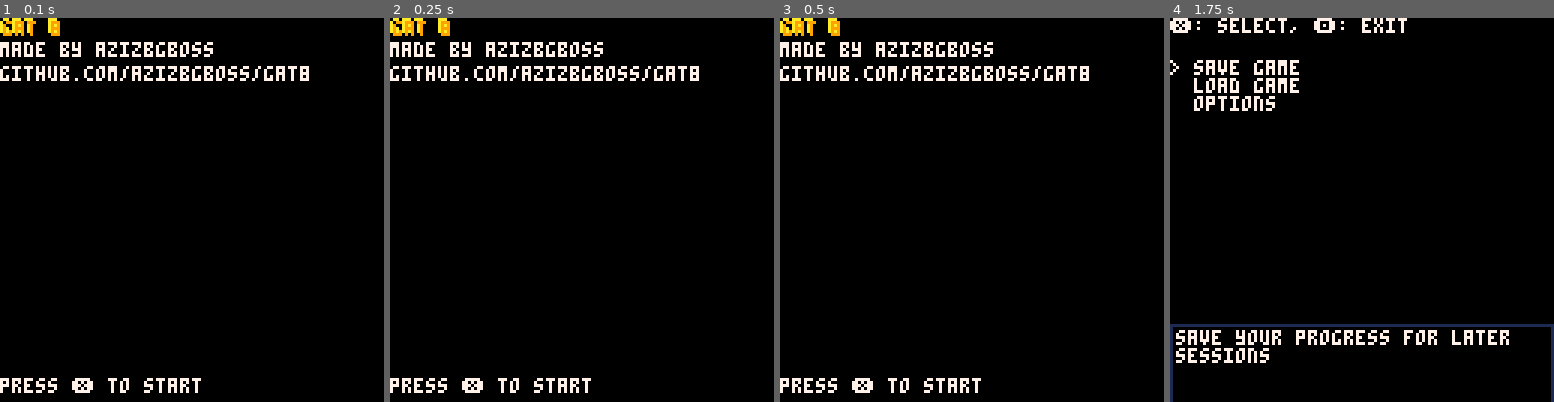
Above: before the commit, frames 1-4 (left to right).
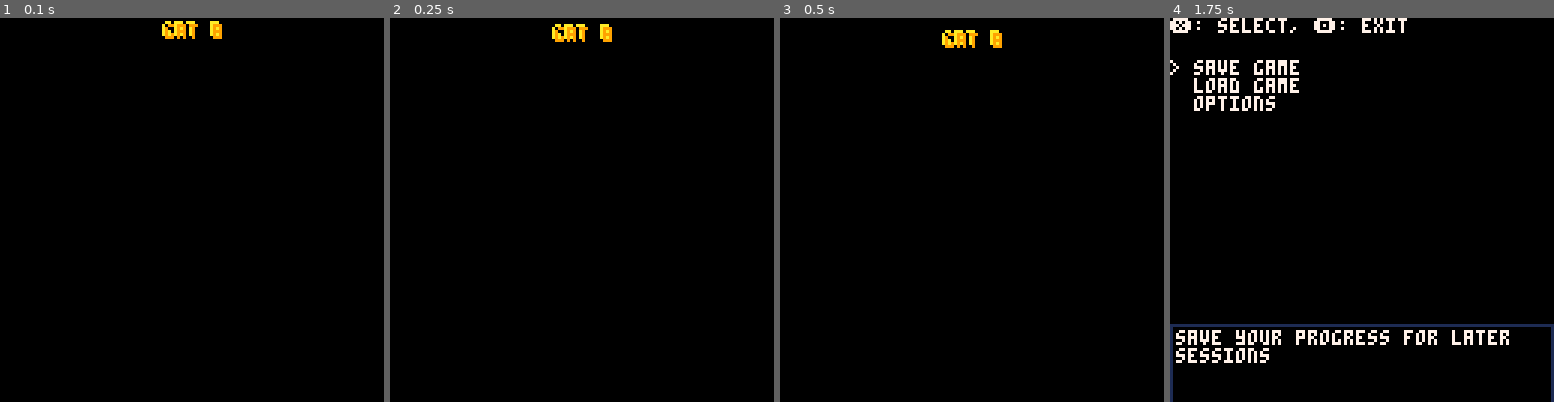
Above: after the commit, the same moments.

Repository: AzizBgBoss/gat8
Game: PICO-8 cartridge game.p8
The game is run twice, just before and just after one commit, with the same random seed, the same clock (stepped at 60 frames per second) and the same inputs.
Inputs:
- Up to frame 1 (0.1 s): no input
- Up to frame 2 (0.25 s): no input
- Up to frame 3 (0.5 s): tap O (Z key) at 0.33 s
- Up to frame 4 (1.75 s): tap O (Z key) at 0.7, 1.43 s; tap X (X key) at 1.07 s

The runs differ from the first frame. In frame 1, 4.2% of the frame differs, in the area x 0-81%, y 0-98%; in frame 2, 4.2%; in frame 3, 4.2%; in frame 4, nothing differs.

Commit message:
cool title screen

Diff:
--- a/game.p8
+++ b/game.p8
@@ -6,12 +6,16 @@
         spawn_npc()
     end
     cartdata("gat8azizbgboss")
+
+    game_title = true
+    music(0)
 end
 
 function _update60()
     if game_title then
         if btnp(5) then
             game_title = false
+            music(-1)
         end
     elseif alert then
         if btnp(5) and time() - alert_time > 1 then
@@ -25,6 +29,7 @@
             elseif menu_choice > #menus[active_menu] then
                 menu_choice = 1
             end
+            sfx(1)
         elseif btnp(3) then
             menu_choice += 1
             if menu_choice < 1 then
@@ -32,10 +37,13 @@
             elseif menu_choice > #menus[active_menu] then
                 menu_choice = 1
             end
+            sfx(1)
         elseif btnp(5) then
             menus[active_menu][menu_choice].func()
+            sfx(1)
         elseif btnp(4) then
             active_menu = nil
+            sfx(1)
         end
     else
         local started_mission = false
@@ -154,11 +162,7 @@
 function _draw()
     cls()
     if game_title then
-        print("gat 8", 0, 0, 10)
-        print("gat 8", 1, 1, 9)
-        print("made by azizbgboss", 0, 8, 7)
-        printw("github.com/azizbgboss/gat8", 0, 16, 7)
-        print("press ❎ to start", 0, 120, 7)
+        draw_title()
     elseif alert then
         draw_alert()
     elseif convo_active then
@@ -261,8 +265,6 @@
 
 active_menu = nil
 menu_choice = 1
-
-game_title = true
 
 trail = false
 lastshot = 0
@@ -533,8 +535,70 @@
     setalert("not implemented yet")
 end
 -->8
+function draw_title()
+    --print(time(), 0, screen_height - 6, 7)
+    local sequences = {
+        {
+            timestamp = 0,
+            draw = function(diff)
+                print("gat 8", screen_width / 2 - 2.5 * 4, 0 + diff * 8, 10)
+                print("gat 8", screen_width / 2 - 2.5 * 4 + 1, 1 + diff * 8, 9)
+            end
+        },
+        {
+            timestamp = 6.5,
+            draw = function(diff)
+                print("made by", screen_width - diff * 16, screen_height / 2 - 2 * 6, 7)
+                print("azizbgboss", diff * 16 - 10 * 4, screen_height / 2 + 2 * 6, 7)
+            end
+        },
+        {
+            timestamp = 12.8,
+            draw = function(diff)
+                printw("jeremy:\njeff jeffrey the jefferson", screen_width - 4 - diff * 16, 0, 7)
+                spr(192, -16 + diff * 16, screen_height * 0.66, 2, 2)
+            end
+        },
+        {
+            timestamp = 19,
+            draw = function(diff)
+                printw("ken-lee:\nlee-ken", 0, -32 + diff * 32, 7)
+                spr(194, 0, -16 + diff * 32, 2, 2)
+
+                printw("ken-lao:\nlao-ken", screen_width / 2, screen_height - diff * 32, 7)
+                spr(228, screen_width / 2, screen_height + 16 - diff * 32, 2, 2)
+            end
+        },
+        {
+            timestamp = 24.5,
+            draw = function(diff)
+                printw("sloppy:\nzoliathan goliathan the beast", 0, 0 + diff * 16, 7, screen_width / 2)
+                spr(198, screen_width / 2 + 16, screen_height - 16 - diff * 16, 2, 2)
+            end
+        },
+        {
+            timestamp = 32,
+            draw = function(diff)
+                print("gat 8", 0, 0, 10)
+                print("gat 8", 1, 1, 9)
+                print("made by azizbgboss", 0, 8, 7)
+                printw("github.com/azizbgboss/gat8", 0, 16, 7)
+                print("press ❎ to start", 0, 120, 7)
+            end
+        }
+    }
+    for i = #sequences, 1, -1 do
+        if time() > sequences[i].timestamp then
+            local diff = time() - sequences[i].timestamp
+            sequences[i].draw(diff)
+            break
+        end
+    end
+end
+
 function draw_alert()
-    if alert then --extra safety
+    if alert then
+        --extra safety
         printw(alert, 0, 0, 7, screen_width)
         if time() - alert_time > 1 then
             print("❎", screen_width - 7, screen_height - 5, 7)
Not shown, changed: the music (__music__) section of game.p8
Not shown, changed: the sound effects (__sfx__) section of game.p8
